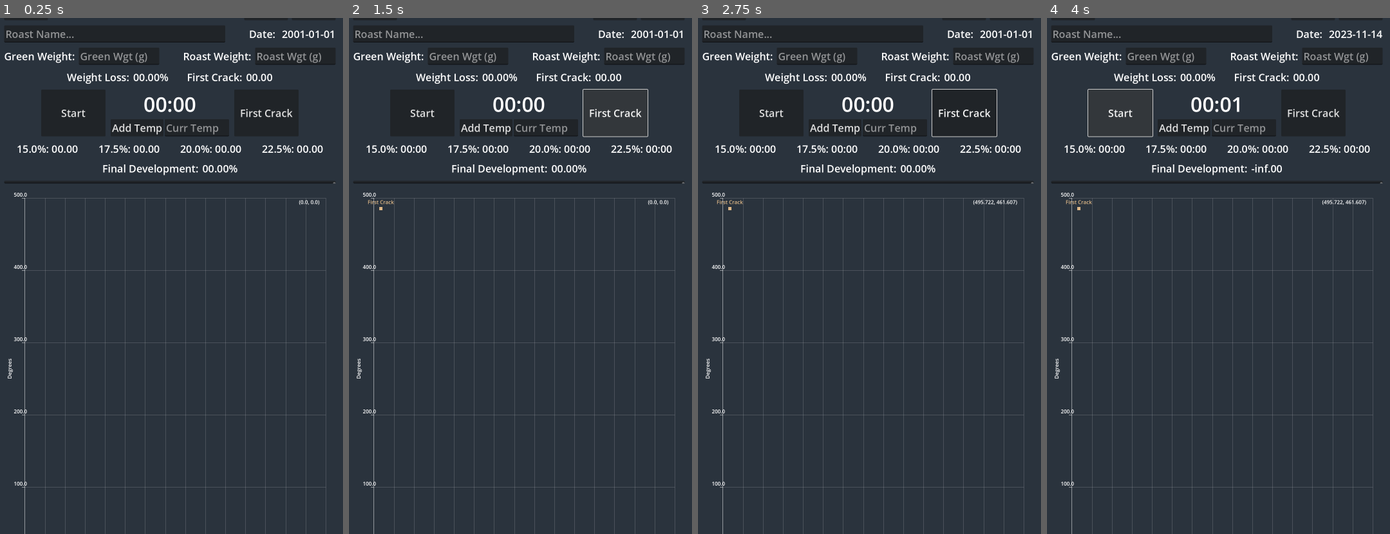
Above: before the commit, frames 1-4 (left to right).
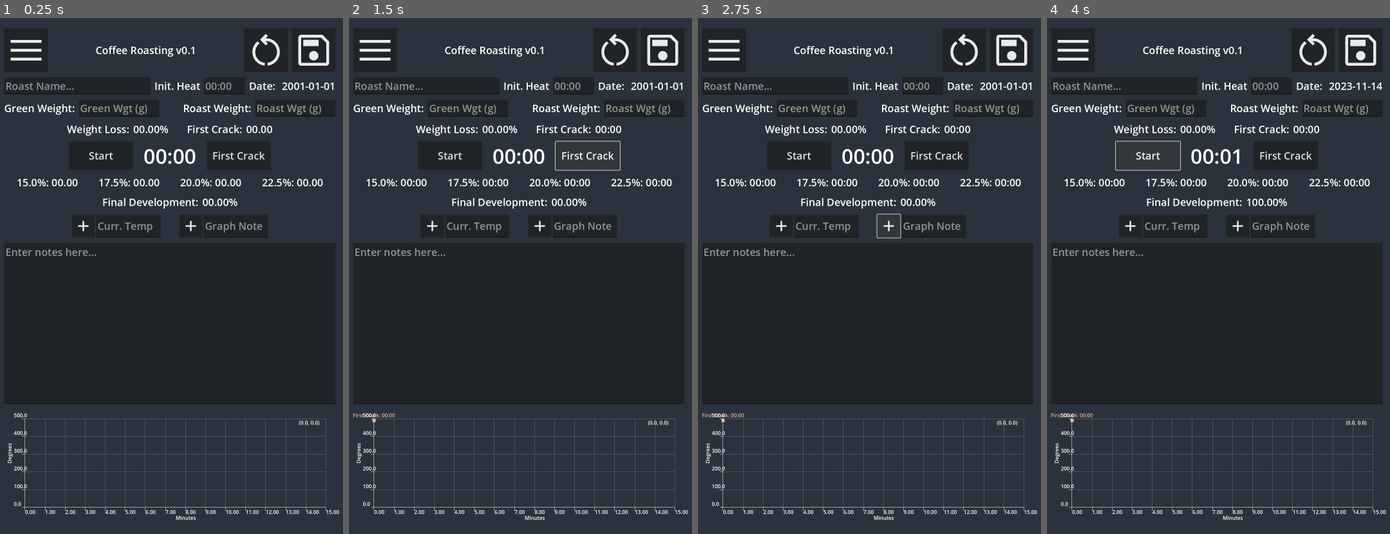
Above: after the commit, the same moments.

Repository: JohannKard/coffee-timer
Game: Godot game, scene res://main.tscn
The game is run twice, just before and just after one commit, with the same random seed, the same clock (stepped at 60 frames per second) and the same inputs.
Inputs (mouse positions are in pixels of both pictures, inside the frame that each line leads up to; where the layout moved, square brackets give the same spot in the first picture):
- Up to frame 1 (0.25 s): no input
- Up to frame 2 (1.5 s): click (431, 224) [486, 126] at 0.5 s; click "First Crack" at 1.25 s
- Up to frame 3 (2.75 s): click (890, 224) at 2.02 s
- Up to frame 4 (4 s): click "Start" at 2.75 s; click "Stop" at 3.5 s

The runs differ from the first frame. In frame 1, 10% of the frame differs, in the area x 1-99%, y 2-100%; in frame 2, 10%; in frame 3, 10%; in frame 4, 10%.

Commit message:
fixed graph notes and moved data to resource

Diff:
--- a/graph_point.gd
+++ b/graph_point.gd
@@ -2,8 +2,8 @@
 extends Control
 
 
-@onready var label := $VBoxContainer/Label
-@onready var color_rect := $VBoxContainer/ColorRect
+@onready var label := $Label
+@onready var color_rect := $ColorRect
 
 
 func set_label(lbl: String, color: Color = Color.WHITE) -> void:
--- a/graph_point.tscn
+++ b/graph_point.tscn
@@ -5,22 +5,33 @@
 [node name="GraphPoint" type="Control"]
 layout_mode = 3
 anchors_preset = 0
+size_flags_horizontal = 0
+size_flags_vertical = 0
 script = ExtResource("1_5u1l3")
 
-[node name="VBoxContainer" type="VBoxContainer" parent="."]
+[node name="Label" type="Label" parent="."]
 layout_mode = 1
-offset_left = -20.0
-offset_right = 20.0
-offset_bottom = 47.0
-
-[node name="Label" type="Label" parent="VBoxContainer"]
-layout_mode = 2
+anchors_preset = 7
+anchor_left = 0.5
+anchor_top = 1.0
+anchor_right = 0.5
+anchor_bottom = 1.0
+offset_left = -27.0
+offset_top = -23.0
+offset_right = 27.0
+grow_horizontal = 2
+grow_vertical = 0
 theme_override_font_sizes/font_size = 16
-text = "Test"
+text = "new note"
 horizontal_alignment = 1
 
-[node name="ColorRect" type="ColorRect" parent="VBoxContainer"]
+[node name="ColorRect" type="ColorRect" parent="."]
 custom_minimum_size = Vector2(10, 10)
 layout_mode = 2
+offset_left = -5.0
+offset_right = 5.0
+offset_bottom = 10.0
+grow_horizontal = 2
+grow_vertical = 2
 size_flags_horizontal = 4
 size_flags_vertical = 4
--- a/main_screen.gd
+++ b/main_screen.gd
@@ -2,38 +2,34 @@
 
 var start_btn_status := false
 var timer := 0.0
-var first_crack_time := 0.0
-var final_roast_time := 0.0
-var roast_wgt := 0.0
-var green_wgt := 0.0
-var wgt_loss := 0.0
-var development_percentage := 0.0
-var points: Array[Vector2] = []
-var event_points: Array[GraphPoint] = []
 
 var plot: PlotItem = null
 
 var _graph_point := preload("res://graph_point.tscn")
+var log_res := preload("res://roast_log.gd")
 
-@onready var graph := $Container/Content/SinglePlot/Graph2D
+@onready var log: RoastLog = log_res.new()
+@onready var graph: Graph2D = $Container/Content/SinglePlot/Graph2D
 
-@onready var start_btn := $Container/Content/RoastingTimes/StartBtn
-@onready var first_crack_btn := $Container/Content/RoastingTimes/FirstCrackBtn
+@onready var start_btn: Button = $Container/Content/RoastingTimes/StartBtn
+@onready var first_crack_btn: Button = $Container/Content/RoastingTimes/FirstCrackBtn
 
-@onready var name_in := $Container/Content/RoastInfo/NameIn
-@onready var grn_wgt_in := $Container/Content/WgtDetails/GreenWeightIn
-@onready var rst_wgt_in := $Container/Content/WgtDetails/RoastWeightIn
-@onready var temp_in := $Container/Content/RoastingTimes/TimerGroup/TempControls/TempIn
+@onready var name_in: LineEdit = $Container/Content/RoastInfo/NameIn
+@onready var roast_setting_in: LineEdit = $Container/Content/RoastInfo/RoastSettingIn
+@onready var grn_wgt_in: LineEdit = $Container/Content/WgtDetails/GreenWeightIn
+@onready var rst_wgt_in: LineEdit = $Container/Content/WgtDetails/RoastWeightIn
+@onready var temp_in: LineEdit = $Container/Content/GraphControls/TempIn
+@onready var note_in: LineEdit = $Container/Content/GraphControls/NoteIn
 
-@onready var date_out := $Container/Content/RoastInfo/DateOut
-@onready var wgt_loss_out := $Container/Content/RoastResults/WeightLossOut
-@onready var first_crack_out := $Container/Content/RoastResults/FirstCrackOut
-@onready var timer_display := $Container/Content/RoastingTimes/TimerGroup/TimerDisplay
-@onready var fifteen_lbl := $Container/Content/Calculations/FifteenLbl
-@onready var seventeen_lbl := $Container/Content/Calculations/SeventeenLbl
-@onready var twenty_lbl := $Container/Content/Calculations/TwentyLbl
-@onready var twenty_two_lbl := $Container/Content/Calculations/TwentyTwoLbl
-@onready var development_out := $Container/Content/Development/DevelopmentOut
+@onready var date_out: Label = $Container/Content/RoastInfo/DateOut
+@onready var wgt_loss_out: Label = $Container/Content/RoastResults/WeightLossOut
+@onready var first_crack_out: Label = $Container/Content/RoastResults/FirstCrackOut
+@onready var timer_display: Label = $Container/Content/RoastingTimes/TimerGroup/TimerDisplay
+@onready var fifteen_lbl: Label = $Container/Content/Calculations/FifteenLbl
+@onready var seventeen_lbl: Label = $Container/Content/Calculations/SeventeenLbl
+@onready var twenty_lbl: Label = $Container/Content/Calculations/TwentyLbl
+@onready var twenty_two_lbl: Label = $Container/Content/Calculations/TwentyTwoLbl
+@onready var development_out: Label = $Container/Content/Development/DevelopmentOut
 
 
 func _process(delta: float) -> void:
@@ -42,20 +38,21 @@
 		timer_display.text = _get_time_text(timer)
 
 
+func load_log(log_res: RoastLog) -> void:
+	log = log_res
+	# TODO: regenerate roast details on graph and screen
+
+
 func _calculate_development() -> void:
-	fifteen_lbl.text = "15.0%: " + _get_time_text(first_crack_time + 0.15 * first_crack_time)
-	seventeen_lbl.text = "17.5%: " + _get_time_text(first_crack_time + 0.175 * first_crack_time)
-	twenty_lbl.text = "20.0%: " + _get_time_text(first_crack_time + 0.20 * first_crack_time)
-	twenty_two_lbl.text = "22.5%: " + _get_time_text(first_crack_time + 0.225 * first_crack_time)
-	# TODO: These are wrong
+	fifteen_lbl.text = "15.0%: " + _get_time_text(log.first_crack_time / 0.85)
+	seventeen_lbl.text = "17.5%: " + _get_time_text(log.first_crack_time / 0.825)
+	twenty_lbl.text = "20.0%: " + _get_time_text(log.first_crack_time / 0.80)
+	twenty_two_lbl.text = "22.5%: " + _get_time_text(log.first_crack_time / 0.775)
 
 
 func _calculate_final_development() -> void:
-	development_percentage = (first_crack_time - final_roast_time) / first_crack_time
-	development_out.text = str(development_percentage).pad_decimals(2)
-	# crack + x * crack = timer
-	# x * crack = timer - crack
-	# TODO: this is wrong
+	log.development_percentage = (log.final_roast_time - log.first_crack_time) / log.final_roast_time * 100.0
+	development_out.text = str(log.development_percentage).pad_decimals(2) + "%"
 
 
 func _crete_new_event_point(pos: Vector2, lbl: String, color: Color, font_color: Color = Color.WHITE) -> GraphPoint:
@@ -83,12 +80,13 @@
 	else:
 		start_btn.text = "Start"
 		start_btn_status = false
-		final_roast_time = timer
+		log.final_roast_time = timer
 		_calculate_final_development()
 
 
 func _on_first_crack_btn_pressed() -> void:
-	first_crack_time = timer
+	log.first_crack_time = timer
+	first_crack_out.text = _get_time_text(log.first_crack_time)
 	_calculate_development()
 	#first_crack_btn.disabled = true
 	if plot == null:
@@ -96,17 +94,18 @@
 	var temp_time := timer
 	var temp_reading := float(temp_in.text)
 	var new_pt := _crete_new_event_point(
-		Vector2(temp_time, temp_reading), "First Crack", Color.BURLYWOOD, Color.BURLYWOOD
+		Vector2(temp_time, temp_reading), "First Crack: " + _get_time_text(temp_time), Color.BURLYWOOD, Color.BURLYWOOD
 	)
 	plot.add_event_point(new_pt, temp_reading != 0.0)
-	event_points.push_back(new_pt)
+	log.event_points.push_back(new_pt)
+	temp_in.text = ""
 
 
 func _on_roast_weight_in_text_changed(new_text: String) -> void:
-	green_wgt = float(grn_wgt_in.text)
-	roast_wgt = float(rst_wgt_in.text)
-	wgt_loss = abs(((roast_wgt - green_wgt) / green_wgt) * 100)
-	wgt_loss_out.text = str(wgt_loss).pad_decimals(2) + "%"
+	log.green_wgt = float(grn_wgt_in.text)
+	log.roast_wgt = float(rst_wgt_in.text)
+	log.wgt_loss = abs(((log.roast_wgt - log.green_wgt) / log.green_wgt) * 100)
+	wgt_loss_out.text = str(log.wgt_loss).pad_decimals(2) + "%"
 
 
 func _on_add_temp_btn_pressed() -> void:
@@ -115,15 +114,32 @@
 		plot = graph.add_plot_item("", Color.GREEN, 1.0)
 		pt = Vector2(0, 70)
 		plot.add_point(pt)
-		points.push_back(pt)
+		log.points.push_back(pt)
 	var temp_time := timer
 	var temp_reading := float(temp_in.text)
 	if temp_reading == 0.0:
 		return # not a number!
 	pt = Vector2(temp_time, temp_reading)
 	plot.add_point(pt)
-	points.push_back(pt)
+	log.points.push_back(pt)
+	temp_in.text = ""
 
+
+func _on_add_note_btn_pressed() -> void:
+	if plot == null:
+		plot = graph.add_plot_item("", Color.GREEN, 1.0)
+	var temp_reading := float(temp_in.text)
+	var temp_time := timer
+	var note := note_in.text
+	if note.is_empty():
+		return
+	var new_pt := _crete_new_event_point(
+		Vector2(temp_time, temp_reading), note + " @ " + _get_time_text(temp_time), Color.PALE_GREEN, Color.PALE_GREEN
+	)
+	plot.add_event_point(new_pt, temp_reading != 0.0)
+	log.event_points.push_back(new_pt)
+	temp_in.text = ""
+	note_in.text = ""
 
 
 func _on_reset_btn_pressed() -> void:
@@ -134,19 +150,22 @@
 	start_btn_status = false
 	start_btn.text = "Start"
 	timer = 0.0
-	first_crack_time = 0.0
-	final_roast_time = 0.0
-	roast_wgt = 0.0
-	green_wgt = 0.0
-	wgt_loss = 0.0
-	development_percentage = 0.0
-	points.clear()
-	for pt in event_points:
+	log.roast_name = ""
+	log.initial_roaster_heat = ""
+	log.first_crack_time = 0.0
+	log.final_roast_time = 0.0
+	log.roast_wgt = 0.0
+	log.green_wgt = 0.0
+	log.wgt_loss = 0.0
+	log.development_percentage = 0.0
+	log.points.clear()
+	for pt in log.event_points:
 		pt.queue_free()
-	event_points.clear()
+	log.event_points.clear()
 	graph.remove_all()
 
 	name_in.text = ""
+	roast_setting_in.text = ""
 	grn_wgt_in.text = ""
 	rst_wgt_in.text = ""
 	temp_in.text = ""
--- a/main_screen.tscn
+++ b/main_screen.tscn
@@ -1,10 +1,11 @@
-[gd_scene load_steps=7 format=3 uid="uid://bqgrup86gqgh6"]
+[gd_scene load_steps=8 format=3 uid="uid://bqgrup86gqgh6"]
 
 [ext_resource type="Texture2D" uid="uid://v52gvrta2186" path="res://icons/menu_32dp_E8EAED_FILL0_wght400_GRAD0_opsz40.png" id="1_2wytl"]
 [ext_resource type="Script" path="res://main_screen.gd" id="1_vmxgf"]
 [ext_resource type="Texture2D" uid="uid://1bs0xkq5qvd3" path="res://icons/restart_alt_32dp_E8EAED_FILL0_wght400_GRAD0_opsz40.png" id="3_p3a7j"]
 [ext_resource type="PackedScene" uid="uid://cuenvlwlam2mi" path="res://single_plot.tscn" id="3_w0kuu"]
 [ext_resource type="Texture2D" uid="uid://drp4clvqd62yu" path="res://icons/save_32dp_E8EAED_FILL0_wght400_GRAD0_opsz40.png" id="4_n2fy2"]
+[ext_resource type="Texture2D" uid="uid://djq3tnrpugpvx" path="res://icons/add_16dp_E8EAED_FILL0_wght400_GRAD0_opsz20.png" id="5_jl56v"]
 
 [sub_resource type="LabelSettings" id="LabelSettings_nix1x"]
 font_size = 32
@@ -73,7 +74,7 @@
 theme_override_constants/separation = 12
 
 [node name="NameIn" type="LineEdit" parent="Container/Content/RoastInfo"]
-custom_minimum_size = Vector2(500, 0)
+custom_minimum_size = Vector2(150, 0)
 layout_mode = 2
 size_flags_horizontal = 3
 theme_override_font_sizes/font_size = 32
@@ -85,9 +86,15 @@
 selecting_enabled = false
 drag_and_drop_selection_enabled = false
 
-[node name="Control" type="Control" parent="Container/Content/RoastInfo"]
-custom_minimum_size = Vector2(50, 0)
-layout_mode = 2
+[node name="Label" type="Label" parent="Container/Content/RoastInfo"]
+layout_mode = 2
+theme_override_font_sizes/font_size = 32
+text = "Init. Heat"
+
+[node name="RoastSettingIn" type="LineEdit" parent="Container/Content/RoastInfo"]
+layout_mode = 2
+theme_override_font_sizes/font_size = 32
+placeholder_text = "00:00"
 
 [node name="DateLbl" type="Label" parent="Container/Content/RoastInfo"]
 layout_mode = 2
@@ -174,7 +181,7 @@
 
 [node name="RoastingTimes" type="HBoxContainer" parent="Container/Content"]
 layout_mode = 2
-theme_override_constants/separation = 16
+theme_override_constants/separation = 32
 alignment = 1
 
 [node name="StartBtn" type="Button" parent="Container/Content/RoastingTimes"]
@@ -193,19 +200,66 @@
 horizontal_alignment = 1
 uppercase = true
 
-[node name="TempControls" type="HBoxContainer" parent="Container/Content/RoastingTimes/TimerGroup"]
-layout_mode = 2
-
-[node name="AddTempBtn" type="Button" parent="Container/Content/RoastingTimes/TimerGroup/TempControls"]
-layout_mode = 2
-theme_override_font_sizes/font_size = 32
-text = "Add Temp"
-
-[node name="TempIn" type="LineEdit" parent="Container/Content/RoastingTimes/TimerGroup/TempControls"]
+[node name="FirstCrackBtn" type="Button" parent="Container/Content/RoastingTimes"]
 custom_minimum_size = Vector2(200, 0)
 layout_mode = 2
 theme_override_font_sizes/font_size = 32
-placeholder_text = "Curr Temp"
+text = "First Crack"
+
+[node name="Calculations" type="HBoxContainer" parent="Container/Content"]
+layout_mode = 2
+theme_override_constants/separation = 64
+alignment = 1
+
+[node name="FifteenLbl" type="Label" parent="Container/Content/Calculations"]
+layout_mode = 2
+theme_override_font_sizes/font_size = 32
+text = "15.0%: 00.00"
+
+[node name="SeventeenLbl" type="Label" parent="Container/Content/Calculations"]
+layout_mode = 2
+theme_override_font_sizes/font_size = 32
+text = "17.5%: 00.00"
+
+[node name="TwentyLbl" type="Label" parent="Container/Content/Calculations"]
+layout_mode = 2
+theme_override_font_sizes/font_size = 32
+text = "20.0%: 00.00"
+
+[node name="TwentyTwoLbl" type="Label" parent="Container/Content/Calculations"]
+layout_mode = 2
+theme_override_font_sizes/font_size = 32
+text = "22.5%: 00.00"
+
+[node name="Development" type="HBoxContainer" parent="Container/Content"]
+layout_mode = 2
+theme_override_constants/separation = 12
+alignment = 1
+
+[node name="DevelopmentLbl" type="Label" parent="Container/Content/Development"]
+layout_mode = 2
+theme_override_font_sizes/font_size = 32
+text = "Final Development:"
+
+[node name="DevelopmentOut" type="Label" parent="Container/Content/Development"]
+layout_mode = 2
+theme_override_font_sizes/font_size = 32
+text = "00.00%"
+
+[node name="GraphControls" type="HBoxContainer" parent="Container/Content"]
+layout_mode = 2
+alignment = 1
+
+[node name="AddTempBtn" type="Button" parent="Container/Content/GraphControls"]
+layout_mode = 2
+theme_override_font_sizes/font_size = 32
+icon = ExtResource("5_jl56v")
+
+[node name="TempIn" type="LineEdit" parent="Container/Content/GraphControls"]
+custom_minimum_size = Vector2(200, 0)
+layout_mode = 2
+theme_override_font_sizes/font_size = 32
+placeholder_text = "Curr. Temp"
 context_menu_enabled = false
 virtual_keyboard_type = 2
 shortcut_keys_enabled = false
@@ -213,57 +267,22 @@
 selecting_enabled = false
 drag_and_drop_selection_enabled = false
 
-[node name="FirstCrackBtn" type="Button" parent="Container/Content/RoastingTimes"]
+[node name="Control" type="Control" parent="Container/Content/GraphControls"]
+custom_minimum_size = Vector2(50, 0)
+layout_mode = 2
+
+[node name="AddNoteBtn" type="Button" parent="Container/Content/GraphControls"]
+layout_mode = 2
+icon = ExtResource("5_jl56v")
+
+[node name="NoteIn" type="LineEdit" parent="Container/Content/GraphControls"]
 custom_minimum_size = Vector2(200, 0)
 layout_mode = 2
 theme_override_font_sizes/font_size = 32
-text = "First Crack"
-
-[node name="Calculations" type="HBoxContainer" parent="Container/Content"]
-layout_mode = 2
-theme_override_constants/separation = 64
-alignment = 1
-
-[node name="FifteenLbl" type="Label" parent="Container/Content/Calculations"]
-layout_mode = 2
-theme_override_font_sizes/font_size = 32
-text = "15.0%: 00.00"
-
-[node name="SeventeenLbl" type="Label" parent="Container/Content/Calculations"]
-layout_mode = 2
-theme_override_font_sizes/font_size = 32
-text = "17.5%: 00.00"
-
-[node name="TwentyLbl" type="Label" parent="Container/Content/Calculations"]
-layout_mode = 2
-theme_override_font_sizes/font_size = 32
-text = "20.0%: 00.00"
-
-[node name="TwentyTwoLbl" type="Label" parent="Container/Content/Calculations"]
-layout_mode = 2
-theme_override_font_sizes/font_size = 32
-text = "22.5%: 00.00"
-
-[node name="Development" type="HBoxContainer" parent="Container/Content"]
-layout_mode = 2
-theme_override_constants/separation = 12
-alignment = 1
-
-[node name="DevelopmentLbl" type="Label" parent="Container/Content/Development"]
-layout_mode = 2
-theme_override_font_sizes/font_size = 32
-text = "Final Development:"
-
-[node name="DevelopmentOut" type="Label" parent="Container/Content/Development"]
-layout_mode = 2
-theme_override_font_sizes/font_size = 32
-text = "00.00%"
-
-[node name="Results2" type="HBoxContainer" parent="Container/Content"]
-layout_mode = 2
-size_flags_vertical = 3
-
-[node name="TextEdit" type="TextEdit" parent="Container/Content/Results2"]
+placeholder_text = "Graph Note"
+
+[node name="GenNoteIn" type="TextEdit" parent="Container/Content"]
+custom_minimum_size = Vector2(0, 500)
 layout_mode = 2
 size_flags_horizontal = 3
 theme_override_font_sizes/font_size = 32
@@ -275,12 +294,12 @@
 wrap_mode = 1
 
 [node name="SinglePlot" parent="Container/Content" instance=ExtResource("3_w0kuu")]
-custom_minimum_size = Vector2(0, 1200)
 layout_mode = 2
 size_flags_vertical = 3
 
 [connection signal="pressed" from="Container/Content/TopBar/ResetBtn" to="." method="_on_reset_btn_pressed"]
 [connection signal="text_changed" from="Container/Content/WgtDetails/RoastWeightIn" to="." method="_on_roast_weight_in_text_changed"]
 [connection signal="pressed" from="Container/Content/RoastingTimes/StartBtn" to="." method="_on_start_btn_pressed"]
-[connection signal="pressed" from="Container/Content/RoastingTimes/TimerGroup/TempControls/AddTempBtn" to="." method="_on_add_temp_btn_pressed"]
 [connection signal="pressed" from="Container/Content/RoastingTimes/FirstCrackBtn" to="." method="_on_first_crack_btn_pressed"]
+[connection signal="pressed" from="Container/Content/GraphControls/AddTempBtn" to="." method="_on_add_temp_btn_pressed"]
+[connection signal="pressed" from="Container/Content/GraphControls/AddNoteBtn" to="." method="_on_add_note_btn_pressed"]
--- /dev/null
+++ b/roast_log.gd
@@ -0,0 +1,13 @@
+class_name RoastLog
+extends Resource
+
+var roast_name := ""
+var initial_roaster_heat := ""
+var first_crack_time := 0.0
+var final_roast_time := 0.0
+var roast_wgt := 0.0
+var green_wgt := 0.0
+var wgt_loss := 0.0
+var development_percentage := 0.0
+var points: Array[Vector2] = []
+var event_points: Array[GraphPoint] = []
Binary file added: icons/add_16dp_E8EAED_FILL0_wght400_GRAD0_opsz20.png
Not shown, added: icons/add_16dp_E8EAED_FILL0_wght400_GRAD0_opsz20.png.import
